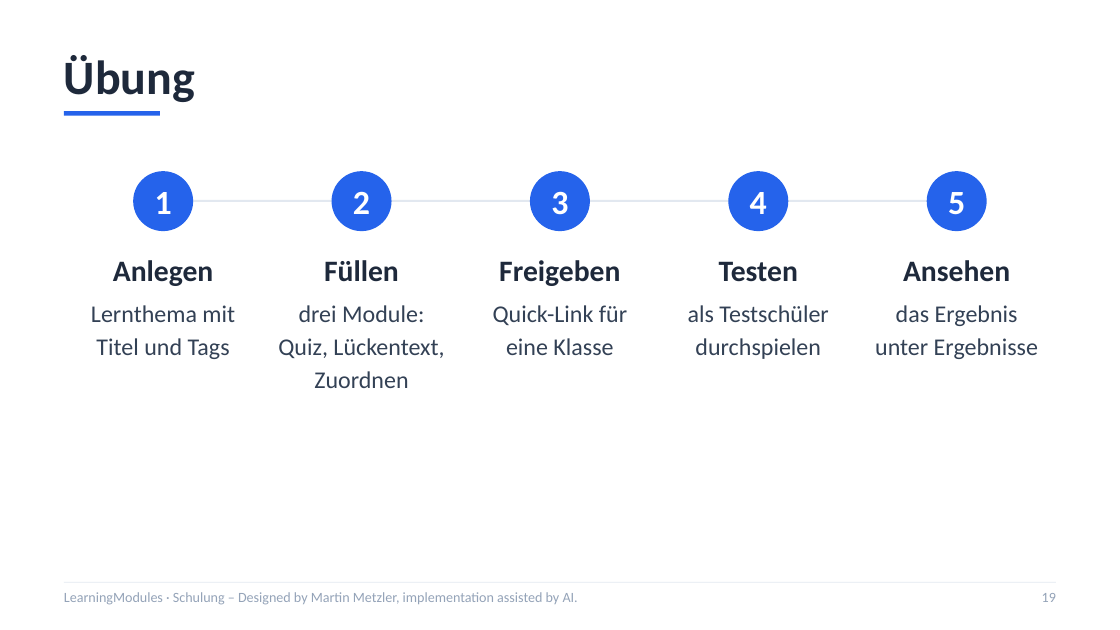
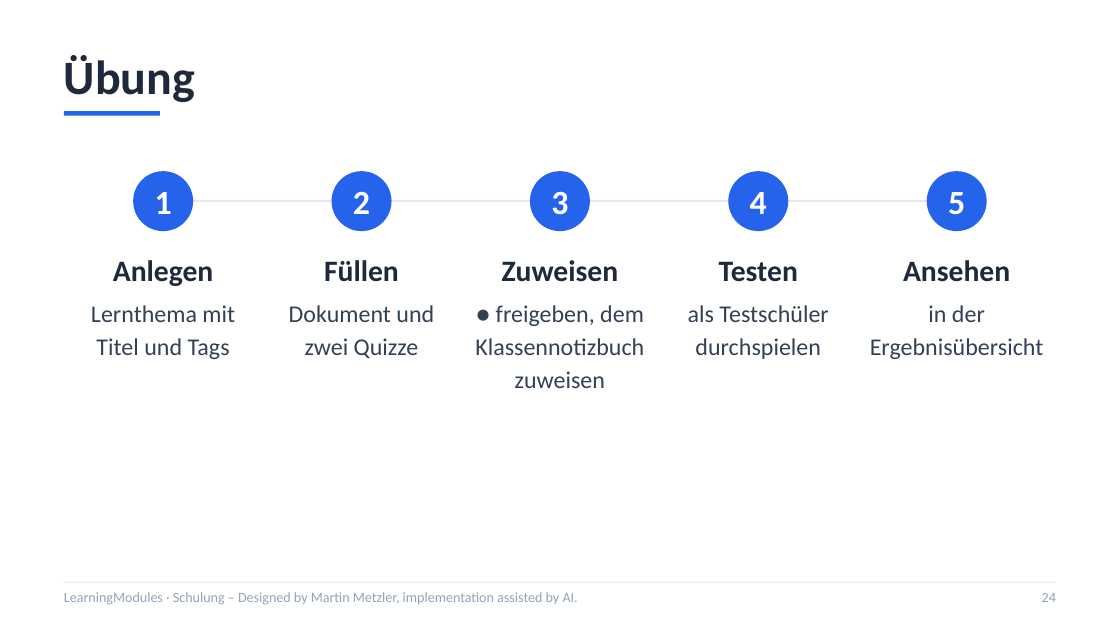
Before and after one commit to mmetzler-fes/LearningModules, a slide deck: slide 24 of schulung/LearningModules-Schulung.pptx (slide 19 before the commit). Drawn at 1120x630 pixels with LibreOffice and Linux fonts; fonts in the diff are those of the drawing. Boxes give left, top, right and bottom in pixels: in the first picture for what was removed or moved away, otherwise in the second. Text is boxed around its words. In the diff, an @@ line names an element or a change of style, - is before the commit and + after.

```diff
--- a/schulung/LearningModules-Schulung.pptx
+++ b/schulung/LearningModules-Schulung.pptx
@@ text at bbox=[502, 260, 619, 282]: text changed @@
-Freigeben
+Zuweisen
@@ text at bbox=[289, 305, 434, 358]: text changed @@
-drei Module: Quiz, Lückentext, Zuordnen
+Dokument und zwei Quizze
@@ text at bbox=[475, 305, 644, 388]: text changed @@
-Quick-Link für eine Klasse
+● freigeben, dem Klassennotizbuch zuweisen
@@ text at bbox=[870, 305, 1044, 359]: text changed @@
-das Ergebnis unter Ergebnisse
+in der Ergebnisübersicht
@@ page number at bbox=[1042, 593, 1056, 602]: text changed @@
-19
+24
```
Also in this commit, not shown: 8 other slides changed, 5 slides added, 5 other files.
